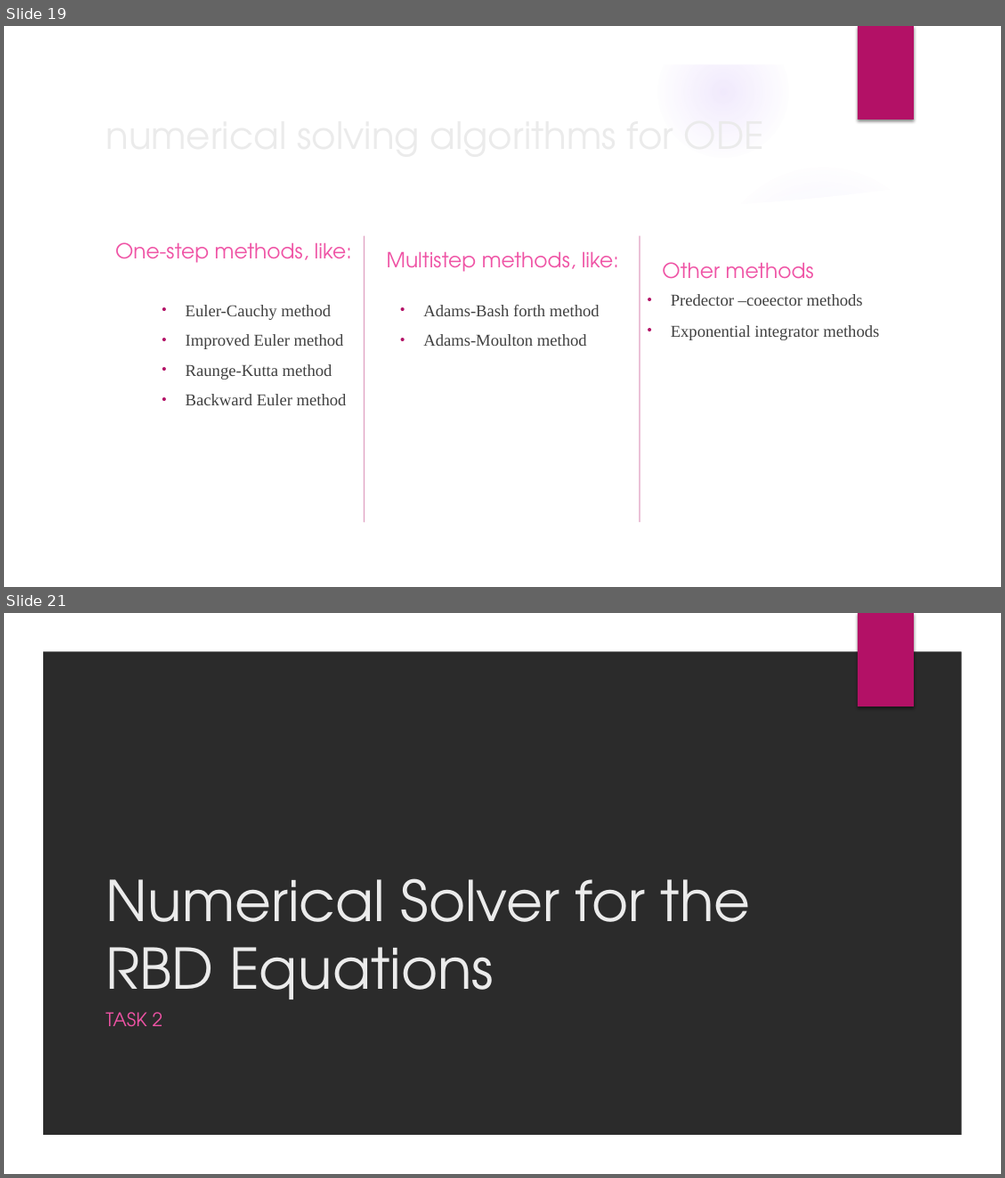
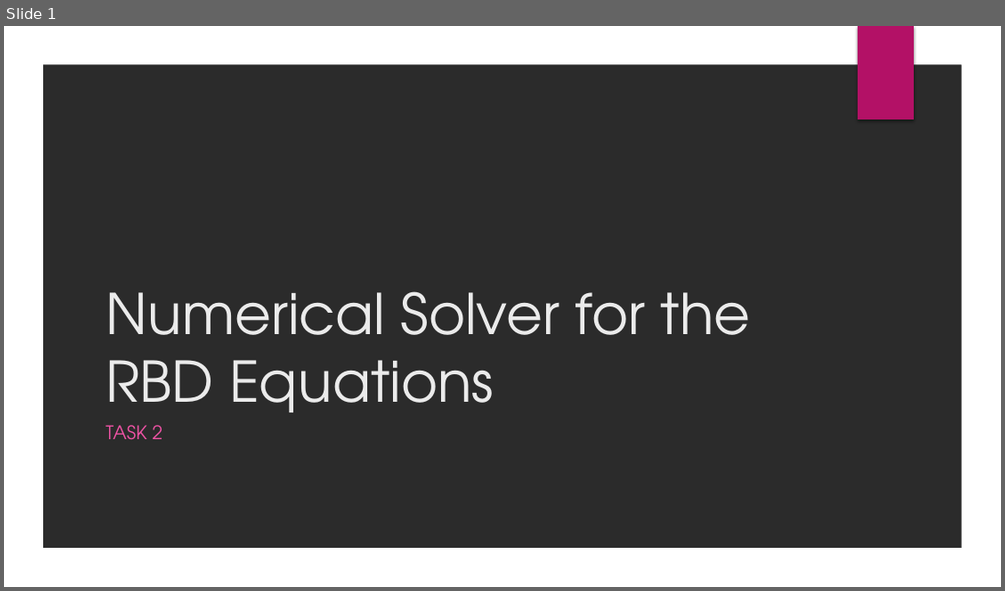
Before and after one commit to Aero-Mohamed/Autopilot, a slide deck: Task 2/Task2_G4_presentation.pptx. Shown one above the other, each under a label of ours: slides 19 and 21 before the commit, slide 1 after it; the slides between them are not shown. The pictures are 1005x1178 and 1005x591 pixels, drawn with LibreOffice and Linux fonts; fonts in the diff are those of the drawing; background and template pictures are left out; a plain dark background stands for a picture behind light text. Boxes give left, top, right and bottom in pixels: in the first picture for what was removed or moved away, otherwise in the second. Text is boxed around its words. In the diff, an @@ line names an element or a change of style, - is before the commit and + after.

```diff
--- a/Task 2/Task2_G4_presentation.pptx
+++ b/Task 2/Task2_G4_presentation.pptx
@@ slide 19 removed at box(4, 26, 1001, 587), background picture (left out); not listed: 2 template elements that a slide beside it also shows @@
@@ title removed at box(98, 105, 820, 163) @@
-numerical solving algorithms for ODE
@@ group removed at box(4, 27, 970, 587): 5 ellipses, 2 freeform shapes @@
@@ line removed from (364, 236) to (364, 522) @@
@@ line removed from (639, 236) to (639, 522) @@
@@ text removed at box(115, 242, 352, 263) @@
-One-step methods, like:
@@ text removed at box(387, 251, 619, 272) @@
-Multistep methods, like:
@@ text removed at box(662, 262, 814, 279) @@
-Other methods
@@ text removed at box(186, 305, 347, 405) @@
-• Euler-Cauchy method
-• Improved Euler method
-• Raunge-Kutta method
-• Backward Euler method
@@ text removed at box(423, 305, 599, 346) @@
-• Adams-Bash forth method
-• Adams-Moulton method
@@ text removed at box(671, 294, 879, 340) @@
-• Predector –coeector methods
-• Exponential integrator methods
@@ what was slide 21 is now slide 1 @@
```
Also in this commit, not shown: 2 slides changed, 8 slides added, 18 other slides removed, 8 other files.
